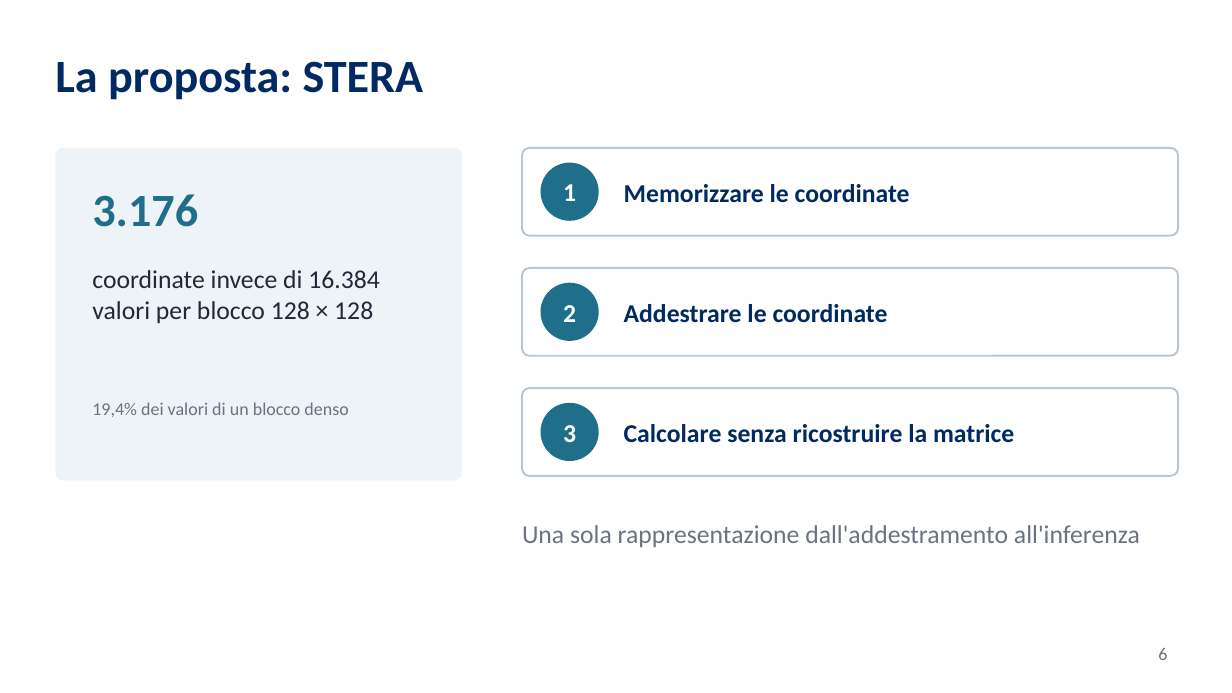
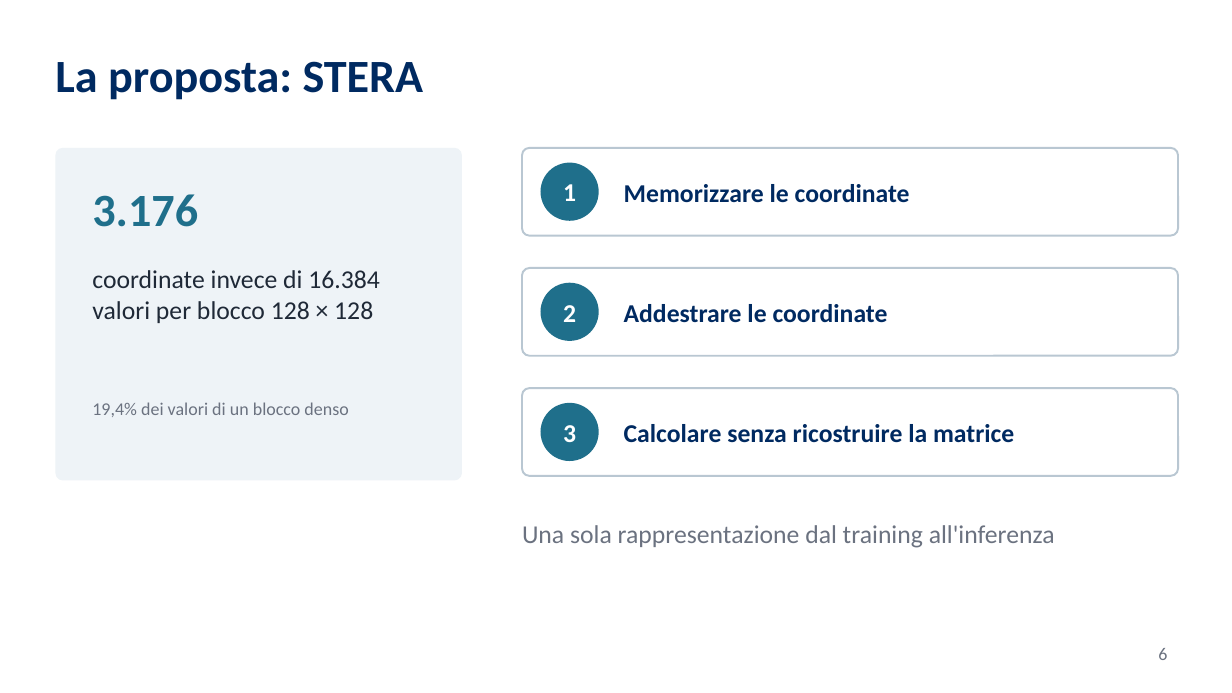
Before and after one commit to KatoteshiKuka/stera-rowmask23, a slide deck: slide 6 of presentazione/STERA_presentazione_laurea.pptx. Drawn at 1232x693 pixels with LibreOffice and Linux fonts; fonts in the diff are those of the drawing; background and template pictures are left out. Boxes give left, top, right and bottom in pixels: in the first picture for what was removed or moved away, otherwise in the second. Text is boxed around its words. In the diff, an @@ line names an element or a change of style, - is before the commit and + after.

```diff
--- a/presentazione/STERA_presentazione_laurea.pptx
+++ b/presentazione/STERA_presentazione_laurea.pptx
@@ text at (522,525,1055,548): text changed @@
-Una sola rappresentazione dall'addestramento all'inferenza
+Una sola rappresentazione dal training all'inferenza
```
Also in this commit, not shown: 9 other slides changed, 22 other files.
